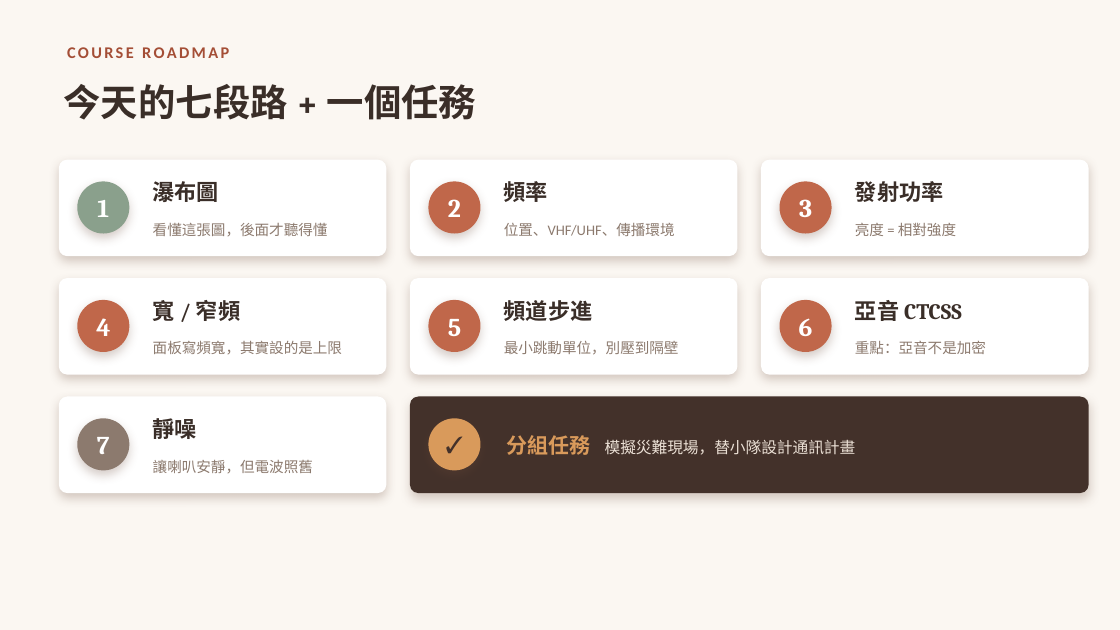
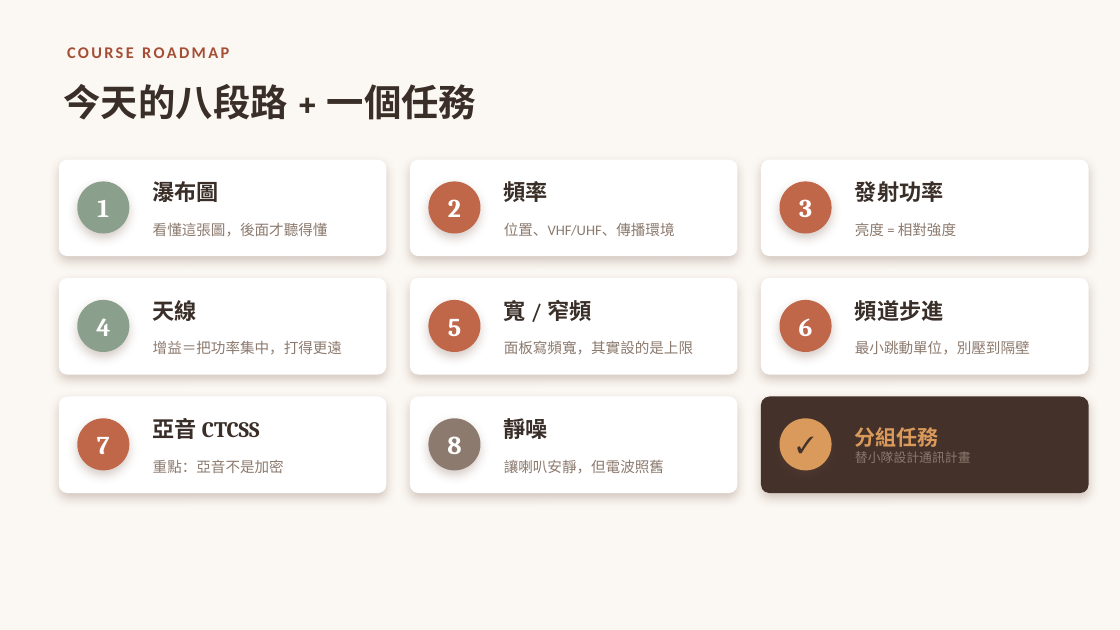
Before and after one commit to winson3QQ/Radio-Advanced, a slide deck: slide 2 of 投影片/進階無線電_課程投影片.pptx. Drawn at 1120x630 pixels with LibreOffice and Linux fonts; fonts in the diff are those of the drawing. Boxes give left, top, right and bottom in pixels: in the first picture for what was removed or moved away, otherwise in the second. Text is boxed around its words. In the diff, an @@ line names an element or a change of style, - is before the commit and + after.

```diff
--- a/投影片/進階無線電_課程投影片.pptx
+++ b/投影片/進階無線電_課程投影片.pptx
@@ text at [64,84,476,120]: text changed @@
-今天的七段路 + 一個任務
+今天的八段路 + 一個任務
@@ ellipse at [77,300,129,352]: fill #C0674A to #8AA08C @@
@@ text added at [153,300,197,321], 19 pt, text #3A2E28, bold @@
+天線
@@ text added at [153,341,342,355], 12.5 pt, text #8C7A6E @@
+增益＝把功率集中，打得更遠
@@ ellipse at [77,418,129,471]: fill #8C7A6E to #C0674A @@
@@ text "亞音 CTCSS": place and size @@
-text "亞音 CTCSS" at [855,300,962,321]
+text "亞音 CTCSS" at [153,418,260,439]
@@ rounded rectangle added at [410,397,738,493], fill #FFFFFF @@
@@ ellipse at [429,418,481,471]: fill #D99A5B to #8C7A6E @@
@@ rounded rectangle: place and size @@
-rounded rectangle at [410,397,1089,493]
+rounded rectangle at [761,397,1089,493]
@@ 7 texts: place and size @@
-7 texts at [153,300,679,473]
+7 texts at [504,300,1030,473]
@@ ellipse added at [780,418,832,471], fill #D99A5B @@
@@ text "重點：亞音不是加密": place and size @@
-text "重點：亞音不是加密" at [855,341,986,354]
+text "重點：亞音不是加密" at [153,460,284,473]
@@ text added at [447,436,461,454], 22 pt, text #FFFFFF, bold @@
+8
@@ text at [855,427,971,463]: text changed; size 13.5 to 11 pt; text colour #EADFD4 to #8C7A6E @@
-分組任務 模擬災難現場，替小隊設計通訊計畫
+分組任務
+替小隊設計通訊計畫
```
Also in this commit, not shown: 14 other slides changed, 4 slides added, 2 other files.
